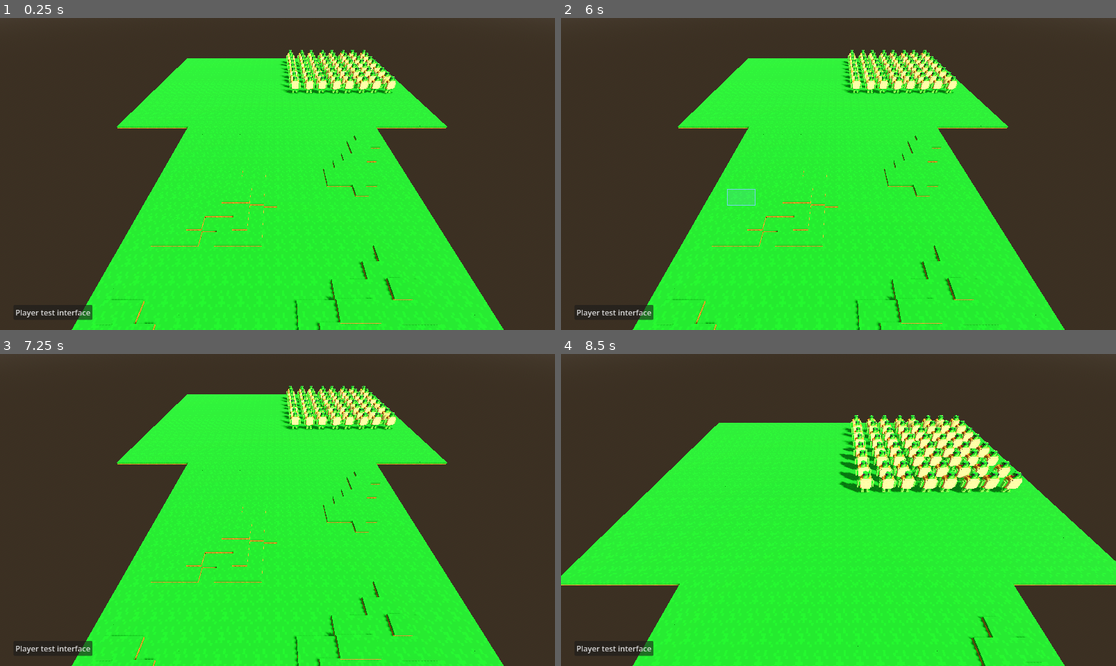
Above: before the commit, frames 1-4 (two rows, left to right).
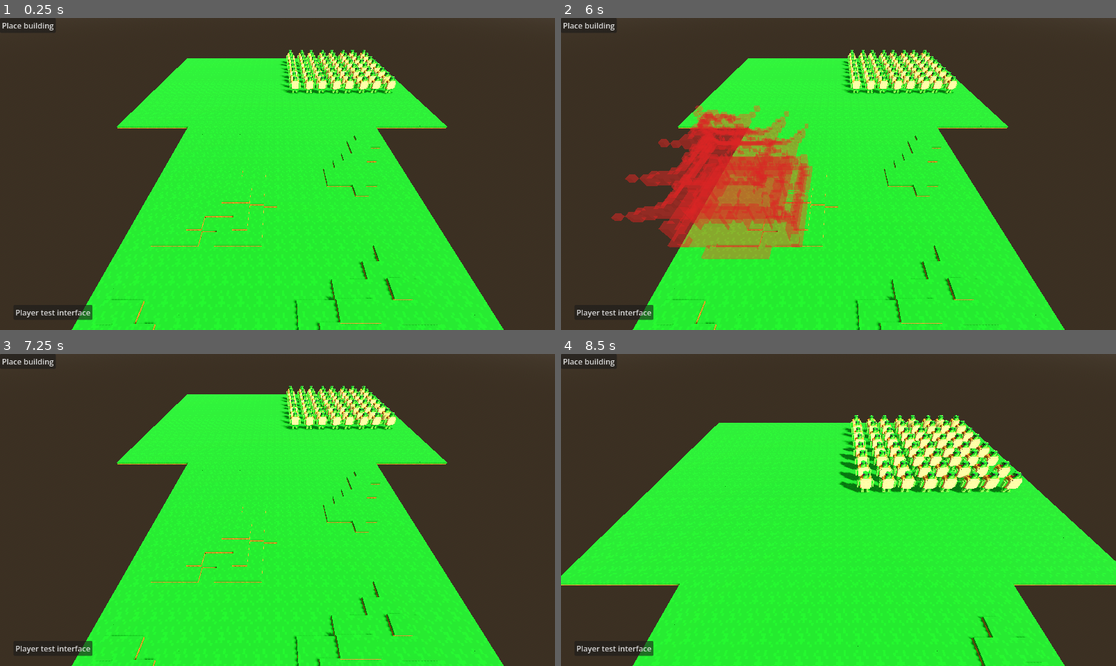
Above: after the commit, the same moments.

Repository: DenisLjubojevic/RTS-Practice
Game: Godot game, scene res://scenes/world.tscn
The game is run twice, just before and just after one commit, with the same random seed, the same clock (stepped at 60 frames per second) and the same inputs.
Inputs (mouse positions are in pixels of both pictures, inside the frame that each line leads up to):
- Up to frame 1 (0.25 s): no input
- Up to frame 2 (6 s): click (588, 24) at 0.5 s, where only the run after the commit has a clickable "Place building"; click "Player test interface" at 1.25 s; click "Player test interface" at 2 s; click (588, 24) at 2.75 s, where only the run after the commit has a clickable "Place building"; click "Player test interface" at 3.5 s; click (588, 24) at 4.25 s, where only the run after the commit has a clickable "Place building"; tap Enter at 5 s; move the mouse to (960, 158) at 5.02 s; press the mouse at (960, 158) at 5.03 s; right-click (960, 158) at 5.3 s; release the mouse at (960, 158) at 5.75 s; drag from (727, 189) to (810, 236) at 5.77 s
- Up to frame 3 (7.25 s): move the mouse to (333, 441) at 6.52 s; hold Shift (shift) from 6.53 s (still down); click (333, 441) at 6.8 s
- Up to frame 4 (8.5 s): release Shift (shift) at 7.25 s; drag from (810, 572) to (672, 463) at 7.27 s; move the mouse to (1005, 556) at 8.02 s; hold W (camera_forward) from 8.03 s (still down); click (1005, 556) at 8.17 s; tap Shift (shift) at 8.3 s

The runs differ from the first frame. In frame 1, 0.2% of the frame differs, in the area x 0-11%, y 0-5%; in frame 2, 11%, in the area x 0-46%, y 0-78%; in frame 3, 0.2%; in frame 4, 0.2%.
Error in both runs: Invalid access to property or key '1' on a base object of type 'Dictionary'. (res://autoload/autoload_globals.gd:15)

Commit message:
Made building placement function

Diff:
--- /dev/null
+++ b/rts-practice/scenes/TurtleHQ.tscn
@@ -0,0 +1,19 @@
+[gd_scene format=3 uid="uid://de14mclc6k1rh"]
+
+[ext_resource type="ArrayMesh" uid="uid://deqecjknraxi0" path="res://models/turtleBuildings/turtleHQ.obj" id="1_wbqq6"]
+
+[sub_resource type="BoxShape3D" id="BoxShape3D_vsqai"]
+size = Vector3(3.2, 2.8, 3.2)
+
+[node name="TurtleHq" type="Node3D" unique_id=1664330889]
+transform = Transform3D(-2, 0, 1.7484555e-07, 0, 2, 0, -1.7484555e-07, 0, -2, 0, 0, 0)
+
+[node name="TurtleHq" type="MeshInstance3D" parent="." unique_id=1265049942]
+mesh = ExtResource("1_wbqq6")
+
+[node name="StaticBody3D" type="StaticBody3D" parent="TurtleHq" unique_id=1185896742]
+collision_mask = 0
+
+[node name="CollisionShape3D" type="CollisionShape3D" parent="TurtleHq/StaticBody3D" unique_id=1672643836]
+transform = Transform3D(1, 0, 0, 0, 1, 0, 0, 0, 1, 5.9604645e-08, 1.6, 5.9604645e-08)
+shape = SubResource("BoxShape3D_vsqai")
--- a/rts-practice/scenes/test_unit.tscn
+++ b/rts-practice/scenes/test_unit.tscn
@@ -72,9 +72,12 @@
 &"walk": SubResource("Animation_c6cqp")
 }
 
+[sub_resource type="SphereShape3D" id="SphereShape3D_o6j3i"]
+radius = 0.3
+
 [node name="CharacterBody3D" type="CharacterBody3D" unique_id=1975172324]
 collision_layer = 8
-collision_mask = 10
+collision_mask = 9
 script = ExtResource("1_x353t")
 
 [node name="CollisionShape3D" type="CollisionShape3D" parent="." unique_id=334519099]
@@ -90,7 +93,7 @@
 max_speed = 4.0
 
 [node name="Timer" type="Timer" parent="." unique_id=2134228999]
-wait_time = 1.0999999999999999
+wait_time = 1.1
 autostart = true
 
 [node name="FirstUnit" type="MeshInstance3D" parent="." unique_id=1665636687]
@@ -106,3 +109,11 @@
 transform = Transform3D(1, 0, 0, 0, 1, 0, 0, 0, 1, 0, 1, 0)
 target_position = Vector3(0, -3, 0)
 collision_mask = 2
+
+[node name="Area3D" type="Area3D" parent="." unique_id=1368453366]
+collision_layer = 8
+collision_mask = 8
+
+[node name="CollisionShape3D" type="CollisionShape3D" parent="Area3D" unique_id=669590468]
+transform = Transform3D(1, 0, 0, 0, 1, 0, 0, 0, 1, 0, 0.3, 0)
+shape = SubResource("SphereShape3D_o6j3i")
--- a/rts-practice/scenes/world.tscn
+++ b/rts-practice/scenes/world.tscn
@@ -4,9 +4,19 @@
 [ext_resource type="Script" uid="uid://csixfdlo3tnmc" path="res://scripts/player_interface.gd" id="1_rwgxs"]
 [ext_resource type="PackedScene" uid="uid://qa8g8ke1px6v" path="res://scenes/test_unit.tscn" id="3_4wyf3"]
 [ext_resource type="MeshLibrary" uid="uid://cpestviqpnlf4" path="res://models/Terrain/tiles/tile_library.tres" id="3_k0juu"]
+[ext_resource type="ArrayMesh" uid="uid://deqecjknraxi0" path="res://models/turtleBuildings/turtleHQ.obj" id="5_71j4m"]
+[ext_resource type="Script" uid="uid://dwtkattlpevyw" path="res://scripts/buildingPlacement.gd" id="5_i7141"]
+[ext_resource type="Shader" uid="uid://ccx42yjdylgci" path="res://shaders/buildingPlacment.gdshader" id="5_qfnet"]
 
 [sub_resource type="BoxShape3D" id="BoxShape3D_4wyf3"]
 size = Vector3(50, 1, 35)
+
+[sub_resource type="ShaderMaterial" id="ShaderMaterial_i7141"]
+render_priority = 0
+shader = ExtResource("5_qfnet")
+
+[sub_resource type="BoxShape3D" id="BoxShape3D_71j4m"]
+size = Vector3(6.3803697, 5.396497, 6.043341)
 
 [sub_resource type="ProceduralSkyMaterial" id="ProceduralSkyMaterial_gv5m4"]
 sky_horizon_color = Color(0.66224277, 0.6717428, 0.6867428, 1)
@@ -61,13 +71,35 @@
 
 [node name="visible_units_ares3D" type="Area3D" parent="Player_Interface/camera_base" unique_id=525798243]
 transform = Transform3D(1, 0, 0, 0, 1, 0, 0, 0, 1, 0, 0, -3)
-visible = false
-collision_layer = 8
+collision_layer = 128
 collision_mask = 9
 
 [node name="CollisionShape3D" type="CollisionShape3D" parent="Player_Interface/camera_base/visible_units_ares3D" unique_id=224967401]
 transform = Transform3D(1, 0, 0, 0, 1, 0, 0, 0, 1, 0, 0.5, 0)
 shape = SubResource("BoxShape3D_4wyf3")
+
+[node name="Button" type="Button" parent="Player_Interface" unique_id=1814899917]
+offset_right = 8.0
+offset_bottom = 8.0
+text = "Place building"
+
+[node name="buildingPlacement" type="Node3D" parent="Player_Interface" unique_id=1831080782]
+transform = Transform3D(-1, 0, -1.509958e-07, 0, 1, 0, 1.509958e-07, 0, -1, -4.715, 0.19, -22.205)
+script = ExtResource("5_i7141")
+
+[node name="buildingPreview" type="MeshInstance3D" parent="Player_Interface/buildingPlacement" unique_id=1327743367]
+transform = Transform3D(2, 0, 0, 0, 2, 0, 0, 0, 2, 0, 0, 0)
+material_override = SubResource("ShaderMaterial_i7141")
+instance_shader_parameters/insatance_color_1 = Color(0.79, 0.15010001, 0.15010001, 0.4509804)
+mesh = ExtResource("5_71j4m")
+
+[node name="Area3D" type="Area3D" parent="Player_Interface/buildingPlacement" unique_id=1129958013]
+collision_layer = 2
+collision_mask = 9
+
+[node name="CollisionShape3D" type="CollisionShape3D" parent="Player_Interface/buildingPlacement/Area3D" unique_id=1920876965]
+transform = Transform3D(1, 0, 0, 0, 1, 0, 0, 0, 1, 0.011490822, 3.2991762, -0.22120285)
+shape = SubResource("BoxShape3D_71j4m")
 
 [node name="WorldEnvironment" type="WorldEnvironment" parent="." unique_id=1364113326]
 environment = SubResource("Environment_fj7yv")
@@ -85,7 +117,7 @@
 cell_size = Vector3(0.8, 0.2, 0.8)
 cell_center_y = false
 collision_layer = 2
-collision_mask = 2
+collision_mask = 0
 bake_navigation = true
 data = {
 "cells": PackedInt32Array(1, 1, 1441792, 1, 0, 1441792, 1, 2, 1441792, 0, 1, 1441792, 0, 2, 1441792, 0, 0, 1441792, 2,  …(29235 unchanged characters)…
--- /dev/null
+++ b/rts-practice/scripts/buildingPlacement.gd
@@ -0,0 +1,72 @@
+extends Node3D
+
+@onready var unitData: Dictionary = {}
+
+@onready var area: Area3D = $Area3D
+@onready var areaCollisionShape: CollisionShape3D = $Area3D/CollisionShape3D
+@onready var model: MeshInstance3D = $buildingPreview
+
+# setting color of shader to green
+func model_green() -> void:
+	model.set("instance_shader_parameters/insatance_color_1", Color("26c93173"))
+
+# setting color of shader to red
+func model_red() -> void:
+	model.set("instance_shader_parameters/insatance_color_1", Color("c9262673"))
+
+func enableArea() -> void:
+	areaCollisionShape.disabled = false
+
+func disableArea() -> void:
+	areaCollisionShape.disabled = true
+
+func placementCheck(units: Dictionary) -> bool:
+	model_red()
+
+	if area.has_overlapping_bodies():
+		return false
+
+	var areaColShape: BoxShape3D = areaCollisionShape.shape
+	var areaSize: Vector3 = areaColShape.size * 0.5
+	var buildingPos: Vector3 = areaCollisionShape.global_transform.origin
+
+	for unit in units.values():
+		if not is_instance_valid(unit): continue
+		var unitPos: Vector3 = unit.global_position
+
+		var dx: float = abs(unitPos.x - buildingPos.x)
+		var dz: float = abs(unitPos.z - buildingPos.z)
+
+		if dx < areaSize.x + 0.3 and dz < areaSize.z + 0.3:
+			return false
+
+	var pointToCheck: Array = [
+		areaCollisionShape.global_transform.origin + Vector3(areaSize.x, -areaSize.y, areaSize.z),
+		areaCollisionShape.global_transform.origin + Vector3(areaSize.x, -areaSize.y, -areaSize.z),
+		areaCollisionShape.global_transform.origin + Vector3(-areaSize.x, -areaSize.y, -areaSize.z),
+		areaCollisionShape.global_transform.origin + Vector3(-areaSize.x, -areaSize.y, areaSize.z)
+	]
+
+	var y_distances: Array = []
+
+	var i: int = 0
+	for point in pointToCheck:
+		var ray_from: Vector3 = pointToCheck[i]
+		var ray_to: Vector3 = ray_from + Vector3(0, -20.0, 0)
+		var ray_param: PhysicsRayQueryParameters3D = PhysicsRayQueryParameters3D.create(ray_from, ray_to)
+		ray_param.collision_mask = 0b10
+
+		var raycasted_result: Variant = get_world_3d().get_direct_space_state().intersect_ray(ray_param)
+		if raycasted_result:
+			var y_distance: float = ray_from.y - raycasted_result.position.y
+			y_distances.append(y_distance)
+		else:
+			return false
+		i += 1
+
+	for y_distance in y_distances:
+		if y_distance > 1:
+			return false
+
+	model_green()
+	return true
--- a/rts-practice/scripts/player_interface.gd
+++ b/rts-practice/scripts/player_interface.gd
@@ -5,6 +5,9 @@
 # Nodes
 @onready var player_camera: Node3D = $camera_base
 @onready var player_camera_visibleunits_Area3D: Area3D = $camera_base/visible_units_ares3D
+@onready var nodeBuildingPlacer: Node3D = $buildingPlacement
+@onready var buildingPlacmentButton : Button = $Button
+
 
 # Variables
 @onready var visibleUnitsInArea: Dictionary =  {}
@@ -15,18 +18,65 @@
 var is_dragging: bool = false
 var drag_threshold: float = 5.0
 
+var _interface_input_mode: int:
+	set(newValue):
+		_interface_input_mode = newValue
+
+		if _interface_input_mode == 1:
+			buildingPlacmentButton.show()
+			nodeBuildingPlacer.enableArea()
+		else:
+			nodeBuildingPlacer.hide()
+			nodeBuildingPlacer.disableArea()
+
+var _building_placer_can_place: bool = false
+var _building_placer_location: Vector3 = Vector3.ZERO
+
 func _ready() -> void:
+	buildingPlacmentButton.pressed.connect(
+		func() -> void: _interface_input_mode = 1
+	)
+	_interface_input_mode = 0
 	initalizeInterface()
 
+func _physics_process(delta: float) -> void:
+	if _interface_input_mode == 1:
+		var mouse_pos: Vector2 = get_global_mouse_position()
+		var camera: Camera3D = get_viewport().get_camera_3d()
+
+		var ray_from: Vector3 = camera.project_ray_origin(mouse_pos)
+		var ray_to: Vector3 = ray_from + camera.project_ray_normal(mouse_pos) * 1000.0
+		var ray_param:  PhysicsRayQueryParameters3D = PhysicsRayQueryParameters3D.create(ray_from, ray_to)
+		ray_param.collision_mask = 0b10
+
+		var raycasted_result: Variant = camera.get_world_3d().get_direct_space_state().intersect_ray(ray_param)
+		if raycasted_result:
+			if nodeBuildingPlacer.transform.origin != raycasted_result.position:
+				nodeBuildingPlacer.transform.origin = raycasted_result.position
+				nodeBuildingPlacer.show()
+				if nodeBuildingPlacer.placementCheck(visibleUnitsInArea):
+					_building_placer_location = raycasted_result.position
+					_building_placer_can_place = true
+				else:
+					_building_placer_can_place = false
+					_building_placer_location = Vector3.ZERO
+	else:
+		_building_placer_can_place = false
+		_building_placer_location = Vector3.ZERO
+
 # detects when unit has entered visible area
-func unitEnterVisibleArea(unit: CharacterBody3D) -> void:
+func unitEnterVisibleArea(unit: Node3D) -> void:
+	if not unit is CharacterBody3D: return
+
 	var unitId: int = unit.get_instance_id()
 
 	if visibleUnitsInArea.keys().has(unitId): return
 	visibleUnitsInArea[unitId] = unit
 
 # detects when unit has exited visible area
-func unitExitVisibleArea(unit: CharacterBody3D) -> void:
+func unitExitVisibleArea(unit: Node3D) -> void:
+	if not unit is CharacterBody3D: return
+
 	var unitId: int = unit.get_instance_id()
 
 	if !visibleUnitsInArea.keys().has(unitId): return
@@ -98,33 +148,51 @@
 func _input(event: InputEvent) -> void:
 	var shift: bool = Input.is_action_pressed("shift")
 
-	if event is InputEventMouseButton and event.button_index == MOUSE_BUTTON_LEFT:
-		if event.is_pressed():
-			drag_start = get_global_mouse_position()
-			is_dragging = false
-		else:
-			if is_dragging:
-				selectionDragBox(shift)
+	if _interface_input_mode == 1:
+		if Input.is_action_just_pressed("mouse_leftclick"):
+			if _building_placer_can_place and _building_placer_location != Vector3.ZERO:
+				var building_packed_scene: PackedScene = load("res://scenes/TurtleHQ.tscn")
+				var buildingNode: Node3D = building_packed_scene.instantiate()
+				get_parent().add_child(buildingNode)
+				buildingNode.transform.origin = _building_placer_location
+
+				if !shift:
+					_interface_input_mode = 0
+	else:
+		if event is InputEventMouseButton and event.button_index == MOUSE_BUTTON_LEFT:
+			if event.is_pressed():
+				drag_start = get_global_mouse_position()
+				is_dragging = false
 			else:
-				singleSelection(get_global_mouse_position(), shift)
-			is_dragging = false
-			queue_redraw()
-
-	if event is InputEventMouseMotion and Input.is_action_pressed("mouse_leftclick"):
-		if get_global_mouse_position().distance_to(drag_start) > drag_threshold:
-			is_dragging = true
-			queue_redraw()
-
-	if Input.is_action_just_released("mouse_rightclick"):
-		if !selectedUnits.is_empty():
-			var mouse_pos: Vector2 = get_viewport().get_mouse_position()
-			var camera: Camera3D = get_viewport().get_camera_3d()
-			var cameraRaycastCords: Vector3 = MODULE_CAMERA.getVerctor3FromCameraRaycast(camera, mouse_pos)
-
-			if cameraRaycastCords != Vector3.ZERO:
-				for unit in selectedUnits:
-					if unit.has_method("moveUnit"):
-						unit.moveUnit(cameraRaycastCords)
+				if is_dragging:
+					selectionDragBox(shift)
+				else:
+					singleSelection(get_global_mouse_position(), shift)
+				is_dragging = false
+				queue_redraw()
+
+		if event is InputEventMouseMotion and Input.is_action_pressed("mouse_leftclick"):
+			if get_global_mouse_position().distance_to(drag_start) > drag_threshold:
+				is_dragging = true
+				queue_redraw()
+
+		if Input.is_action_just_released("mouse_rightclick"):
+			if !selectedUnits.is_empty():
+				var mouse_pos: Vector2 = get_viewport().get_mouse_position()
+				var camera: Camera3D = get_viewport().get_camera_3d()
+				var cameraRaycastCords: Vector3 = MODULE_CAMERA.getVerctor3FromCameraRaycast(camera, mouse_pos)
+
+				if cameraRaycastCords != Vector3.ZERO:
+					for unit in selectedUnits:
+						if unit.has_method("moveUnit"):
+							unit.moveUnit(cameraRaycastCords)
+
+func _unhandled_input(event: InputEvent) -> void:
+	if event is InputEventKey:
+		if event.pressed:
+			if _interface_input_mode == 1:
+				_interface_input_mode = 0
+				get_viewport().set_input_as_handled()
 
 # dragbox selection
 func selectionDragBox(shiftEnabled: bool = false) ->void:
--- /dev/null
+++ b/rts-practice/shaders/buildingPlacment.gdshader
@@ -0,0 +1,9 @@
+shader_type spatial;
+render_mode blend_mix, diffuse_toon, specular_disabled, shadows_disabled, ambient_light_disabled;
+
+instance uniform vec4 insatance_color_1 : source_color;
+
+void fragment() {
+	ALBEDO = insatance_color_1.rgb;
+	ALPHA = insatance_color_1.a;
+}
Not shown, added: rts-practice/models/turtleBuildings/turtleHQ.mtl
Not shown, added: rts-practice/models/turtleBuildings/turtleHQ.obj
Not shown, added: rts-practice/models/turtleBuildings/turtleHQ.obj.import
Binary file added: rts-practice/models/turtleBuildings/turtleHQ.png
Not shown, added: rts-practice/models/turtleBuildings/turtleHQ.png.import
Not shown, added: rts-practice/scripts/buildingPlacement.gd.uid
Not shown, added: rts-practice/shaders/buildingPlacment.gdshader.uid
